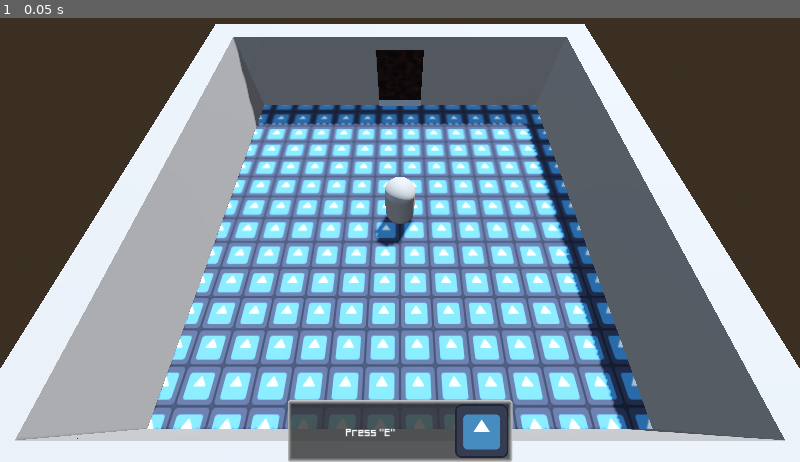
Above: before the commit, frame 1.
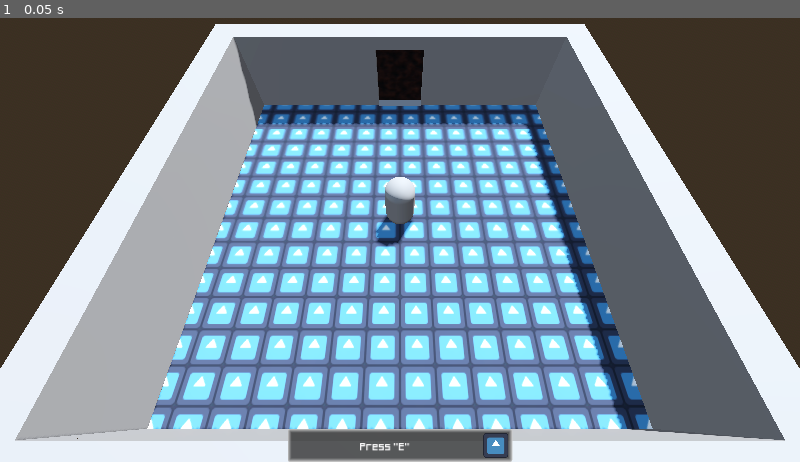
Above: after the commit, the same moment.

Repository: MelloMantra/ethical-choices-game
Game: Godot game, scene res://Testing/test_world.tscn
Two runs of this game, one before a commit and one after it. Both use one fixed random seed, a clock stepped at 60 frames per second and the inputs below. The project has no main scene, so this scene is started directly. The engine's default icon, where the game draws it, is replaced by a stand-in: a white triangle on a blue panel in a dark square.
Inputs:
- Up to frame 1 (0.05 s): no input

The runs differ from the first frame. In frame 1, 2.4% of the frame differs, in the area x 36-65%, y 86-100%.
Error in both runs: Trying to assign value of type 'Node' to a variable of type 'Node3D'. (res://Testing/door_test.gd:15)

Commit message:
added jabib singleton if i can remove it i will idk

Diff:
--- a/ethical-choices-game/Player/game_ui.tscn
+++ b/ethical-choices-game/Player/game_ui.tscn
@@ -20,7 +20,7 @@
 anchor_right = 0.5
 anchor_bottom = 1.0
 offset_left = -270.0
-offset_top = -148.0
+offset_top = -80.0
 offset_right = 270.0
 grow_horizontal = 2
 grow_vertical = 0
@@ -44,3 +44,4 @@
 [node name="TextureRect" type="TextureRect" parent="PanelContainer/HBoxContainer"]
 layout_mode = 2
 texture = ExtResource("2_d7odv")
+expand_mode = 2
--- a/ethical-choices-game/Player/player_character.tscn
+++ b/ethical-choices-game/Player/player_character.tscn
@@ -23,7 +23,4 @@
 
 [node name="GameUI" parent="." instance=ExtResource("2_r7cew")]
 
-[node name="PromptPanel" parent="GameUI" index="0"]
-visible = false
-
 [editable path="GameUI"]
--- a/ethical-choices-game/Player/player_main.gd
+++ b/ethical-choices-game/Player/player_main.gd
@@ -9,37 +9,11 @@
 
 @onready var promptBox : Label = $GameUI/PromptPanel/HBoxContainer/Label
 @onready var promptPanel : PanelContainer = $GameUI/PromptPanel
-var currentObject
-var stopText : bool = false
-var textDebounce : bool = false
 
-func dispText(text : String, label : Label):
-	var string = ""
-	label.text = string
-	stopText = false
-	textDebounce = true
-	for i in text.length() - 1:
-		string += text.substr(i,1)
-		label.text = string
-		await get_tree().create_timer(.01, false).timeout
-		if stopText:
-			break
-	textDebounce = false
 
-func spawnPrompt( newTxt : String, object = null):
-	if !textDebounce or object != currentObject:
-		promptPanel.visible = true
-		stopText = true
-		await get_tree().create_timer(.075, false)
 
-		dispText(newTxt, promptBox)
-		currentObject = object
 
-func removePrompt(object):
-	promptPanel.visible = false
-	stopText = true
-	if object == currentObject:
-		currentObject = null
+
 
 func _physics_process(delta):
 
--- /dev/null
+++ b/ethical-choices-game/Testing/basic _class_functions.gd
@@ -0,0 +1,40 @@
+@tool
+
+extends Node
+class_name NodeFunctions
+
+
+var stopText : bool = false
+var textDebounce : bool = false
+var currentObject
+
+func dispText(text : String, label : Label):
+	var string = ""
+	label.text = string
+	stopText = false
+	textDebounce = true
+	for i in text.length() - 1:
+		string += text.substr(i,1)
+		label.text = string
+		await get_tree().create_timer(.01, false).timeout
+		if stopText:
+			break
+	textDebounce = false
+
+func spawnPrompt(newTxt : String, object = null,
+	promptBox : Label = get_node("/root/TestWorld/Player/GameUI/PanelContainer/HBoxContainer/Label"),
+	promptPanel : PanelContainer = get_node("/root/TestWorld/Player/GameUI/PanelContainer")):
+
+	if !textDebounce or object != currentObject:
+		promptPanel.visible = true
+		stopText = true
+		await get_tree().create_timer(.075, false)
+
+		dispText(newTxt, promptBox)
+		currentObject = object
+
+func removePrompt(object, promptPanel : PanelContainer = get_node("/root/TestWorld/Player/GameUI/PanelContainer")):
+	promptPanel.visible = false
+	stopText = true
+	if object == currentObject:
+		currentObject = null
--- a/ethical-choices-game/Testing/door_test.gd
+++ b/ethical-choices-game/Testing/door_test.gd
@@ -12,7 +12,7 @@
 var startRotation : float
 
 func _ready():
-	mainScene = get_tree().get_root().get_child(0)
+	mainScene = get_tree().get_root().get_child(1)
 	player = mainScene.find_child("Player")
 	startRotation = global_rotation.y
 
@@ -29,11 +29,11 @@
 	if collisionBox.get_overlapping_bodies().find(player) > -1:
 		if !playerInBounds:
 			playerInBounds = true
-			player.call("spawnPrompt", message, self)
+			BasicClassFunctions.spawnPrompt(message, self)
 	else:
 		if playerInBounds:
 			playerInBounds = false
-			player.call("removePrompt", self)
+			BasicClassFunctions.removePrompt(self)
 
 
 func _input(event):
--- a/ethical-choices-game/project.godot
+++ b/ethical-choices-game/project.godot
@@ -13,6 +13,10 @@
 config/name="Ethical choices game"
 config/features=PackedStringArray("4.3", "Forward Plus")
 config/icon="res://icon.svg"
+
+[autoload]
+
+BasicClassFunctions="*res://Testing/basic _class_functions.gd"
 
 [display]
 
